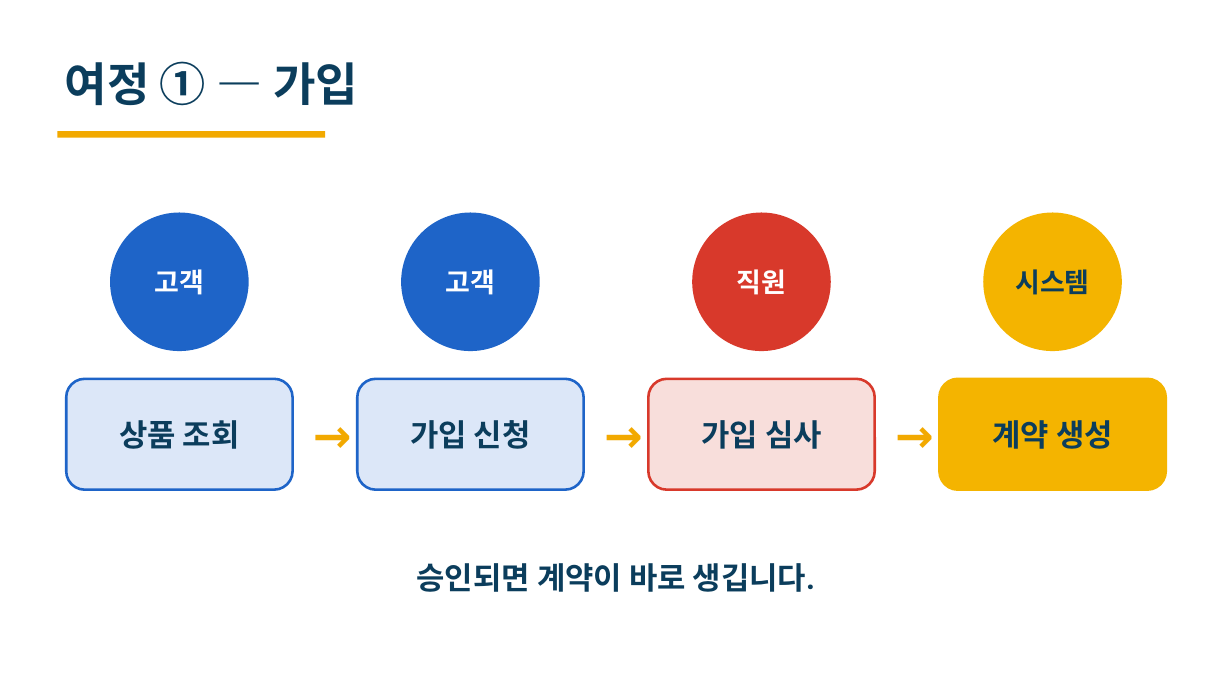
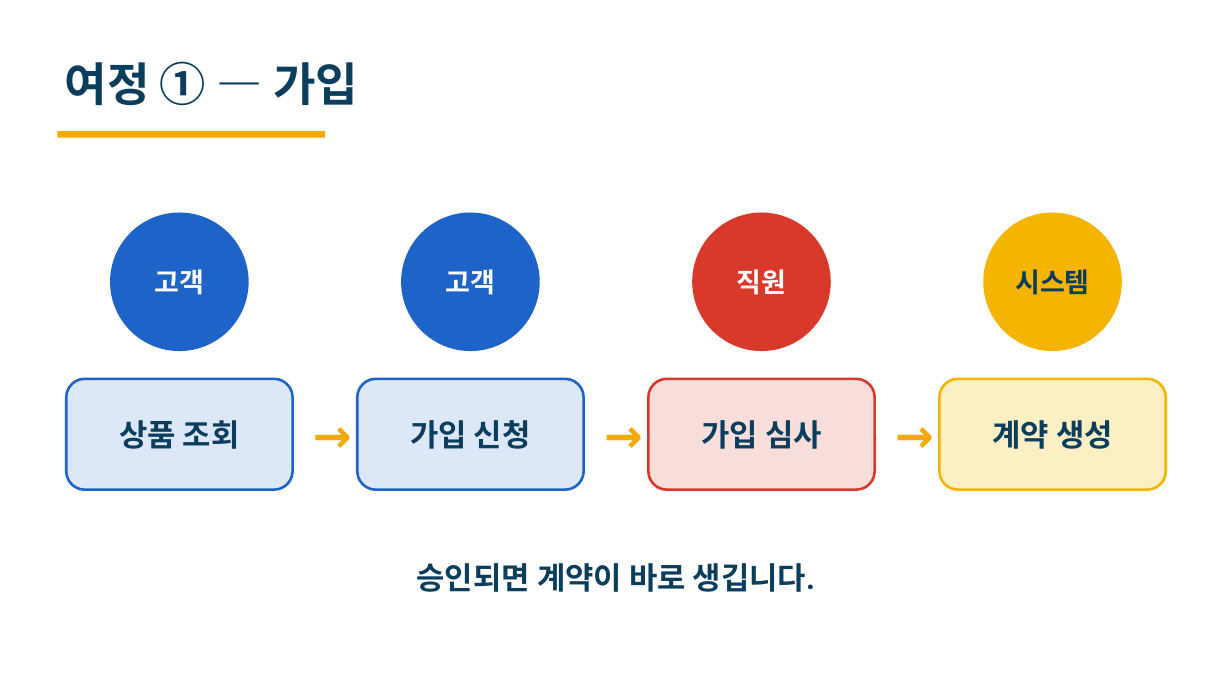
Before and after one commit to heyoonyoon/distributed-programming, a slide deck: slide 6 of docs/presentation/보험발표-편집가능.pptx. Drawn at 1232x693 pixels with LibreOffice and Linux fonts; fonts in the diff are those of the drawing. Boxes give left, top, right and bottom in pixels: in the first picture for what was removed or moved away, otherwise in the second. Text is boxed around its words. In the diff, an @@ line names an element or a change of style, - is before the commit and + after.

```diff
--- a/docs/presentation/보험발표-편집가능.pptx
+++ b/docs/presentation/보험발표-편집가능.pptx
@@ rounded rectangle "계약 생성" at (940, 379, 1166, 490): fill #F4B400 to #FBEFC4 @@
```
Also in this commit, not shown: 3 other slides changed, 1 other file.
